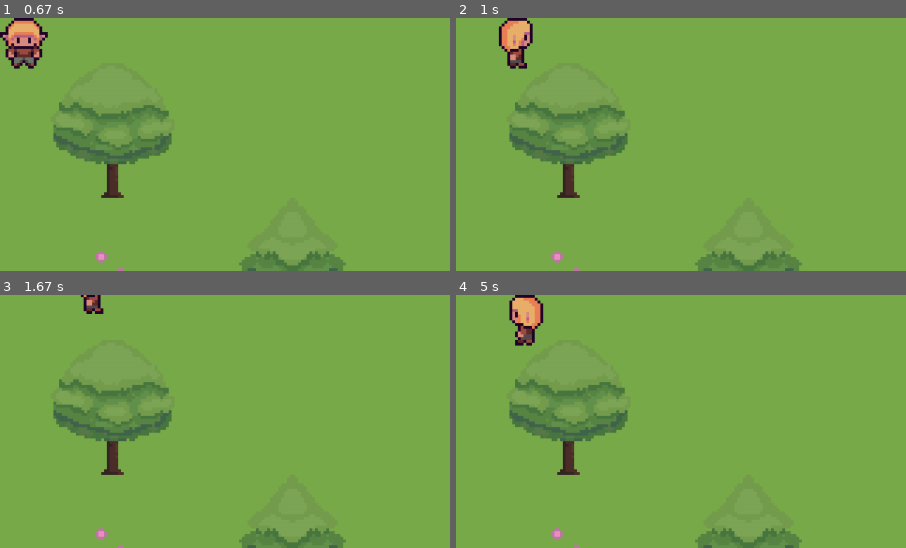
Above: before the commit, frames 1-4 (two rows, left to right).
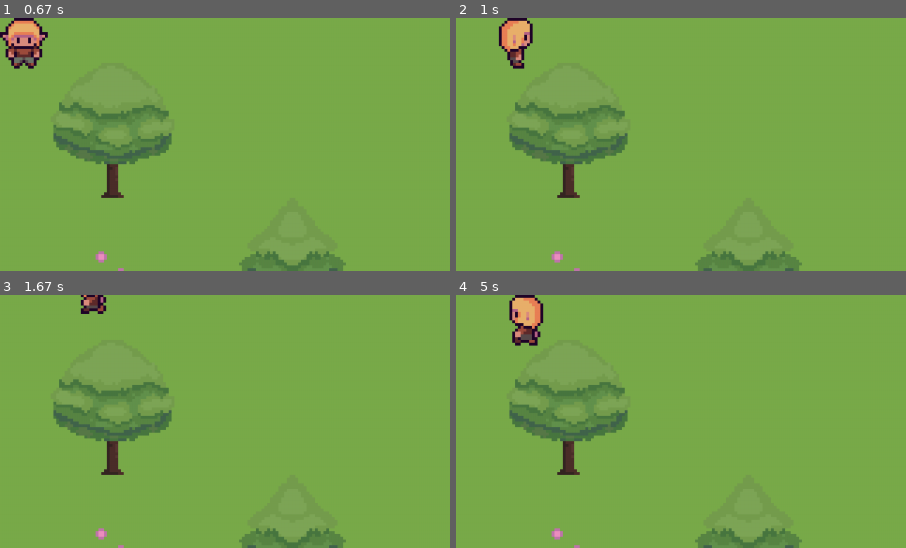
Above: after the commit, the same moments.

Repository: cabral-tiago/pygame-evert
Game: pygame game, started from main.py
The game is run twice, just before and just after one commit, with the same random seed, the same clock (stepped at 60 frames per second) and the same inputs.
Inputs (mouse positions are % of the whole screen's width and height, from its top left):
- Up to frame 1 (0.67 s): click (16, 17) at 0.38 s
- Up to frame 2 (1 s): hold Right from 0.67 s (still down); move the mouse to (46, 54) at 0.7 s
- Up to frame 3 (1.67 s): release Right at 1.13 s; hold Up 1.17-1.47 s; hold Right from 1.5 s (still down)
- Up to frame 4 (5 s): release Right at 1.97 s; hold Left 2-2.53 s; hold Down 2.57-2.87 s; hold Left 2.9-3.3 s; hold Up 3.33-3.7 s; hold Right 3.73-4.37 s; hold Down 4.4-4.77 s; hold Left from 4.8 s (still down)
The pictures show only the part of the screen within x 0-50%, y 0-50%; the shares and areas given below are measured in that part.

Frame 1 is identical in both runs. In frame 2, 0.2% of the frame differs, in the area x 11-16%, y 8-21%; in frame 3, 0.2%; in frame 4, 0.3%, in the area x 12-19%, y 6-21%.

Commit message:
[Change] Player move/collide/update methods
Changing the methods for player movement,
colliding and updating.
Now properly uses private properties for integrity.

Diff:
--- a/classes/player.py
+++ b/classes/player.py
@@ -18,27 +18,71 @@
                                     PlayerDirection.LEFT]
         self.__sprites: dict[PlayerDirection, list[Surface]] = spritesheet.get_dictionary(self.__sprite_directions)
 
-        self.__moving = False
-        self.__last_direction = PlayerDirection.DOWN
+
+        # Movement
+        self.__prev_direction = PlayerDirection.DOWN
+        self.__direction = PlayerDirection.DOWN
+
+        # Position
+        self.__prev_position: Tuple[float, float] = (0, 0)
+        self.__position: Tuple[float, float] = (0, 0)
+        self.__colliding: bool = False
+
+        # Animation
         self.__current_frame = 0
         self.__max_frames = len(self.__sprites[next(iter(self.__sprites))])
         self.__animation_timer: float = 0
-        self.position: Tuple[float, float] = (0, 0)
 
-    def update_animation(self, dt: float, direction: PlayerDirection) -> None:
+    def move(self, dt: float, direction: PlayerDirection) -> None:
+        if direction == PlayerDirection.STAY:
+            if self.__direction != PlayerDirection.STAY:
+                self.__prev_direction = self.__direction
+
+            self.__direction = direction
+        else:
+            self.__prev_direction = self.__direction
+            self.__direction = direction
+
+            direction_x = 0
+            direction_y = 0
+            match direction:
+                case PlayerDirection.RIGHT:
+                    direction_x = 1
+                case PlayerDirection.LEFT:
+                    direction_x = -1
+                case PlayerDirection.DOWN:
+                    direction_y = 1
+                case PlayerDirection.UP:
+                    direction_y = -1
+
+            new_x = self.__position[0] + (dt * direction_x * Player.SPEED)
+            new_y = self.__position[1] + (dt * direction_y * Player.SPEED)
+
+            self.__prev_position = self.__position
+            self.__position = (new_x, new_y)
+
+    def collide(self) -> None:
+        self.__colliding = True
+
+    def update(self, dt: float) -> None:
+        if self.__colliding:
+            self.__colliding = False
+            self.__position = self.__prev_position
+
+        self.update_animation(dt)
+
+    def update_animation(self, dt: float) -> None:
         self.__animation_timer += dt
-        if direction == PlayerDirection.STAY:
+        if self.__direction == PlayerDirection.STAY:
             self.__current_frame = 0
-            self.__moving = False
+            self.__animation_timer = 0
         else:
-            if self.__moving == False:
-                self.__moving = True
+            if self.__prev_direction == PlayerDirection.STAY:
                 self.__current_frame = 1
                 self.__animation_timer = 0
 
-            if direction != self.__last_direction:
-                self.__last_direction = direction
-                self.__current_frame = 0
+            if self.__direction != self.__prev_direction:
+                self.__current_frame = 1
                 self.__animation_timer = 0
 
             if self.__animation_timer > Player.ANIMATION_INTERVAL:
@@ -48,8 +92,11 @@
                     self.__current_frame = 0
 
     def get_surface(self) -> Surface:
-        return self.__sprites[self.__last_direction][self.__current_frame]
+        direction = self.__direction
+        if direction == PlayerDirection.STAY:
+            direction = self.__prev_direction
+        return self.__sprites[direction][self.__current_frame]
 
     def get_rect(self):
-        position = int(self.position[0]), int(self.position[1])
+        position = int(self.__position[0]), int(self.__position[1])
         return self.get_surface().get_rect(topleft=position)
--- a/scenes/world.py
+++ b/scenes/world.py
@@ -28,28 +28,13 @@
         if keys[pygame.K_s] or keys[pygame.K_DOWN]:
             player_direction = PlayerDirection.DOWN
 
-        player_position = self.__player.position
-        movement_x = 0
-        movement_y = 0
-        match player_direction:
-            case PlayerDirection.RIGHT:
-                movement_x = 1
-            case PlayerDirection.LEFT:
-                movement_x = -1
-            case PlayerDirection.DOWN:
-                movement_y = 1
-            case PlayerDirection.UP:
-                movement_y = -1
+        self.__player.move(dt, player_direction)
 
-        next_x = player_position[0] + (dt * movement_x * Player.SPEED)
-        next_y = player_position[1] + (dt * movement_y * Player.SPEED)
+        # TODO: Check collissions
+        # self.__player.collide() when colliding
 
-        #TODO: Check collissions
-
-        # Applying position
-        self.__player.position = (next_x, next_y)
-
-        self.__player.update_animation(dt, player_direction)
+        # Updating player
+        self.__player.update(dt)
 
     def change_level(self, level_nr: int) -> None:
         super().change_level(level_nr)
@@ -57,5 +42,5 @@
 
     def draw(self, screen: Surface) -> None:
         self.get_current_level().draw(screen)
-        screen.blit(self.__player.get_surface(), self.__player.position)
+        screen.blit(self.__player.get_surface(), self.__player.get_rect())
         super().draw(screen)
